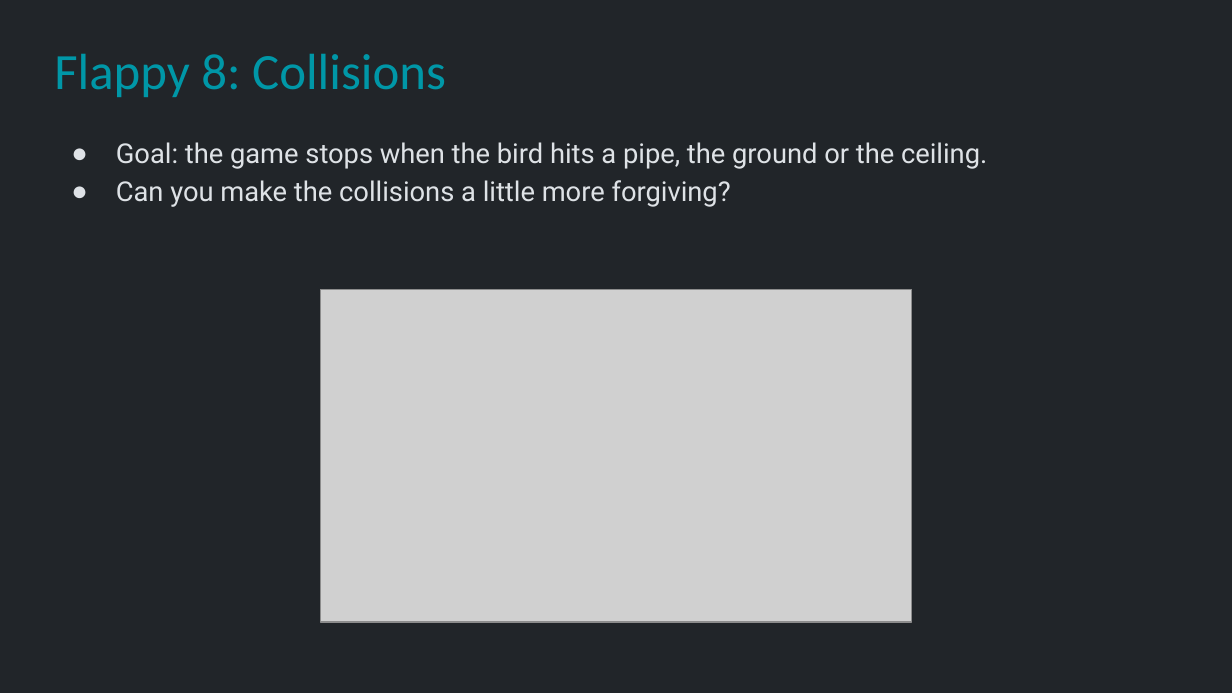
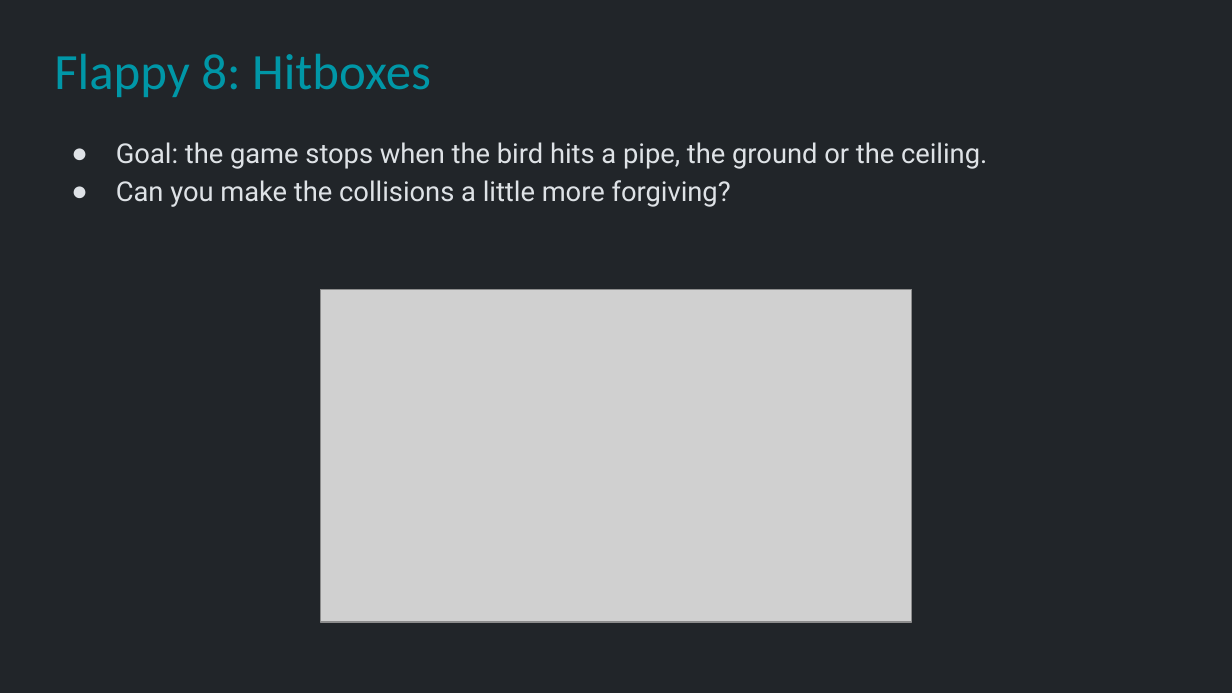
Before and after one commit to Metamate/gar, a slide deck: slide 26 of slides/02 Flappy Bird.pptx. Drawn at 1232x693 pixels with LibreOffice and Linux fonts; fonts in the diff are those of the drawing; grey boxes stand for pictures. Boxes give left, top, right and bottom in pixels: in the first picture for what was removed or moved away, otherwise in the second. Text is boxed around its words. In the diff, an @@ line names an element or a change of style, - is before the commit and + after.

```diff
--- a/slides/02 Flappy Bird.pptx
+++ b/slides/02 Flappy Bird.pptx
@@ title at bbox=[54, 54, 431, 97]: text changed @@
-Flappy 8: Collisions
+Flappy 8: Hitboxes
```
Also in this commit, not shown: 12 other slides changed, 1 other file.
